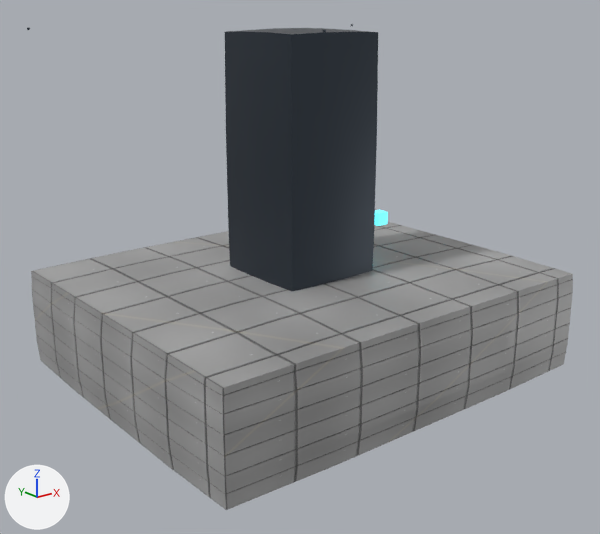
The Blender file assets/ships/parts/blender/place_station_mining_authored.blend: old version first, new version second.
One viewpoint serves both versions: a camera (50 mm lens) standing at (-8.01, -17.49, 10.04) and looking at (5.5, -0.6, 3.28). The lights are fixed; the arrows at lower left show +X, +Y and +Z. The older version comes first.

The scene before the commit, as lines of its bpy script (objects in view):
```python
ob_mine_base = bpy.data.objects.new('Mine_Base', me_mine_base)
ob_mine_base.parent = ob_place_station_mining
ob_mine_base.location = (6.0, 0.0, 1.5)
ob_mine_beacon = bpy.data.objects.new('Mine_Beacon', me_mine_beacon)
ob_mine_beacon.parent = ob_hook_emissive
ob_mine_beacon.location = (0.0, 0.0, 0.0)
ob_place_station_mining_material_mechanical_merged = bpy.data.objects.new('place_station_mining_Material_Mechanical_Merged', me_place_station_mining_material_mechanical_merged)
ob_place_station_mining_material_mechanical_merged.parent = ob_place_station_mining
ob_place_station_mining_material_mechanical_merged.location = (0.0, 0.0, 0.0)
```
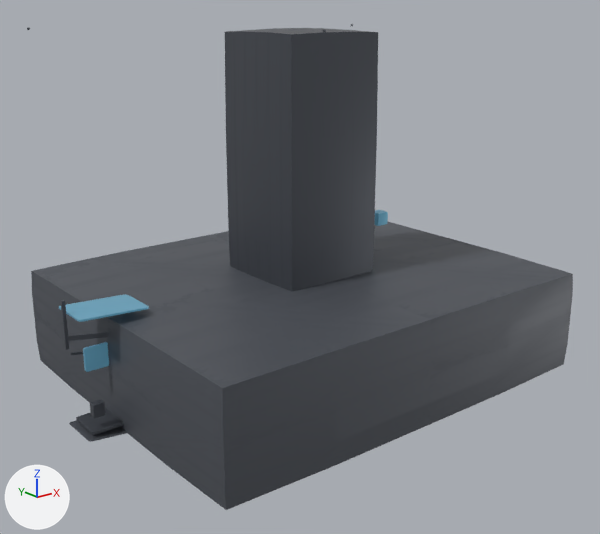
Where the change shows, as pixel boxes [x1, y1, x2, y2] in the pictures (600 x 534 px):
'Mine_Base', recoloured (darker)
    both: [31, 221, 573, 510]
'place_station_mining_Material_Mechanical_Merged', recoloured
    both: [225, 28, 378, 291]
'DET_edge_chamfer_band', added (blue)
    after: [59, 294, 149, 322]
'DET_dock_collar', added
    after: [76, 408, 124, 435]
'DET_primary_story_a', added (blue)
    after: [83, 342, 109, 372]
'DET_deck_traffic_wear', added
    after: [69, 421, 127, 442]
'DET_cavity_grime_vent', added
    after: [90, 400, 105, 419]
'DET_antenna_mast', added
    after: [61, 300, 69, 350]
'DET_panel_line_emphasis', added
    after: [68, 332, 108, 341]
'Mine_Beacon', recoloured (cyan to blue)
    both: [374, 210, 388, 226]
'DET_rivet_row', added
    after: [71, 351, 83, 355]

What changed in the scene script:
```text
Add mat_material_mechanical:
    mat_material_mechanical = bpy.data.materials.new('Material_Mechanical')
    # colours: dark grey #595d65
    # uses the picture img_place_station_mining_wear_mask_2k_jpg
Add mat_material_accent:
    mat_material_accent = bpy.data.materials.new('Material_Accent')
    # colours: cyan #6caac4, blue #7ccbf3
    # uses the picture img_place_station_mining_wear_mask_2k_jpg
Add mat_material_hull:
    mat_material_hull = bpy.data.materials.new('Material_Hull')
    # colours: dark grey #595d65
    # uses the picture img_place_station_mining_wear_mask_2k_jpg
Change me_mine_base:
    where me_mine_base.from_pydata(...)  # 150 vertices, 192 faces; spans x -6.0..6.0, y -5.0..5.0, z -1.5..1.5
    remove me_mine_base.materials.append(mat_material_hull_014)
    add me_mine_base.materials.append(mat_material_hull)
Change me_mine_beacon:
    where me_mine_beacon.from_pydata(...)  # 54 vertices, 48 faces; spans x -0.2..0.2, y -0.2..0.2, z -0.2..0.2
    remove me_mine_beacon.materials.append(mat_material_accent_009)  # cyan #59adb8, glowing cyan #50d3e1
    add me_mine_beacon.materials.append(mat_material_accent)
Change me_place_station_mining_material_mechanical_merged:
    where me_place_station_mining_material_mechanical_merged.from_pydata(...)  # 222 vertices, 348 faces; spans x 0.03..8.89, y -2.8..3.29, z 1.5..9.55
    remove me_place_station_mining_material_mechanical_merged.materials.append(mat_material_mechanical_009)  # greyish blue #424b55
    add me_place_station_mining_material_mechanical_merged.materials.append(mat_material_mechanical)
Add ob_det_edge_chamfer_band:
    ob_det_edge_chamfer_band = bpy.data.objects.new('DET_edge_chamfer_band', me_cube_011)  # a box spanning x -0.5..0.5, y -0.5..0.5, z -0.5..0.5; modifiers BEVEL, WEIGHTED_NORMAL
    ob_det_edge_chamfer_band.parent = ob_mine_base
    ob_det_edge_chamfer_band.location = (0.0, 0.0, 3.2)
    ob_det_edge_chamfer_band.rotation_euler = (0.0, 0.05, 0.0)  # degrees (0, 2.9, 0)
    ob_det_edge_chamfer_band.scale = (1.8, 1.2, 0.05)
Add ob_det_rivet_row:
    ob_det_rivet_row = bpy.data.objects.new('DET_rivet_row', me_cube_009)  # a box spanning x -0.5..0.5, y -0.5..0.5, z -0.5..0.5; modifiers BEVEL, WEIGHTED_NORMAL
    ob_det_rivet_row.parent = ob_mine_base
    ob_det_rivet_row.location = (0.0, 0.8, 1.8)
    ob_det_rivet_row.rotation_euler = (0.0, 0.15, 0.0)  # degrees (0, 8.6, 0)
    ob_det_rivet_row.scale = (1.2, 0.05, 0.05)
Add ob_det_cavity_grime_vent:
    ob_det_cavity_grime_vent = bpy.data.objects.new('DET_cavity_grime_vent', me_cube_008)  # a box spanning x -0.5..0.5, y -0.5..0.5, z -0.5..0.5; modifiers BEVEL, WEIGHTED_NORMAL
    ob_det_cavity_grime_vent.parent = ob_mine_base
    ob_det_cavity_grime_vent.location = (-0.5, -0.3, 0.8)
    ob_det_cavity_grime_vent.scale = (0.3, 0.2, 0.35)
Add ob_det_panel_line_emphasis:
    ob_det_panel_line_emphasis = bpy.data.objects.new('DET_panel_line_emphasis', me_cube_006)  # a box spanning x -0.5..0.5, y -0.5..0.5, z -0.5..0.5; modifiers BEVEL, WEIGHTED_NORMAL
    ob_det_panel_line_emphasis.parent = ob_mine_base
    ob_det_panel_line_emphasis.location = (0.0, 0.0, 2.5)
    ob_det_panel_line_emphasis.rotation_euler = (0.0, 0.15, 0.0)  # degrees (0, 8.6, 0)
    ob_det_panel_line_emphasis.scale = (2.0, 0.02, 0.12)
Add ob_det_deck_traffic_wear:
    ob_det_deck_traffic_wear = bpy.data.objects.new('DET_deck_traffic_wear', me_cube_005)  # a box spanning x -0.5..0.5, y -0.5..0.5, z -0.5..0.5; modifiers BEVEL, WEIGHTED_NORMAL
    ob_det_deck_traffic_wear.parent = ob_mine_base
    ob_det_deck_traffic_wear.location = (0.0, 0.0, 0.1)
    ob_det_deck_traffic_wear.rotation_euler = (0.0, 0.1, 0.0)  # degrees (0, 5.7, 0)
    ob_det_deck_traffic_wear.scale = (1.8, 1.2, 0.03)
Add ob_det_antenna_mast:
    ob_det_antenna_mast = bpy.data.objects.new('DET_antenna_mast', me_cube_003)  # a box spanning x -0.5..0.5, y -0.5..0.5, z -0.5..0.5; modifiers BEVEL, WEIGHTED_NORMAL
    ob_det_antenna_mast.parent = ob_mine_base
    ob_det_antenna_mast.location = (-1.0, 0.0, 3.0)
    ob_det_antenna_mast.scale = (0.08, 0.08, 1.2)
Add ob_det_dock_collar:
    ob_det_dock_collar = bpy.data.objects.new('DET_dock_collar', me_cube_002)  # a box spanning x -0.5..0.5, y -0.5..0.5, z -0.5..0.5; modifiers BEVEL, WEIGHTED_NORMAL
    ob_det_dock_collar.parent = ob_mine_base
    ob_det_dock_collar.location = (0.0, 0.0, 0.3)
    ob_det_dock_collar.scale = (1.5, 1.0, 0.08)
Add ob_det_primary_story_a:
    ob_det_primary_story_a = bpy.data.objects.new('DET_primary_story_a', me_cube_011.copy())  # modifiers BEVEL, WEIGHTED_NORMAL
    ob_det_primary_story_a.parent = ob_mine_base
    ob_det_primary_story_a.location = (0.0, 0.0, 2.0)
    ob_det_primary_story_a.scale = (1.2, 0.08, 0.6)
```
